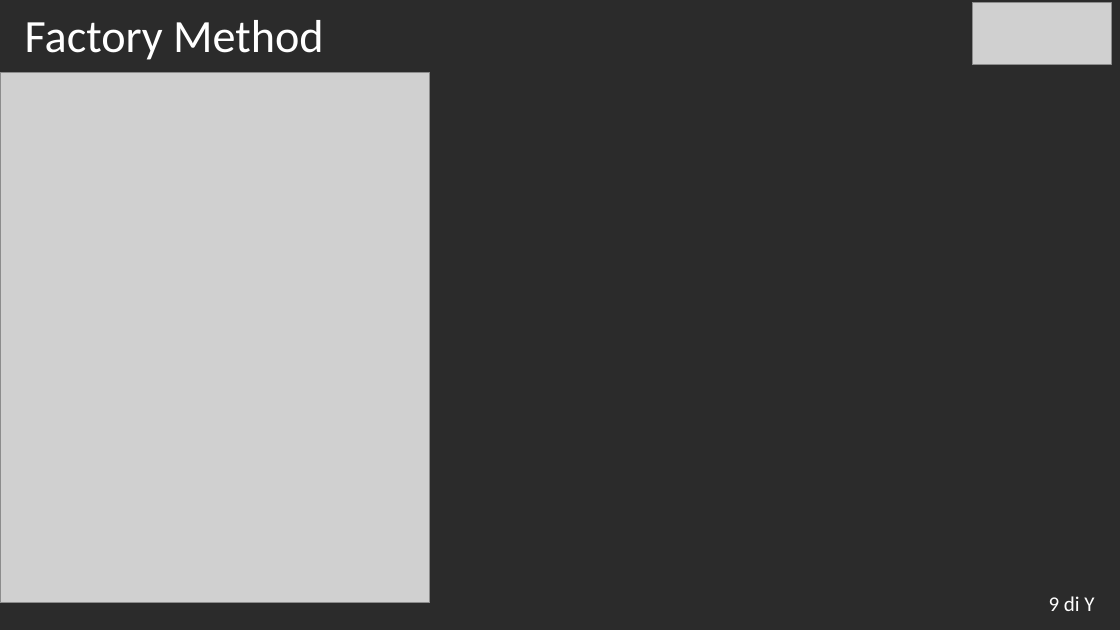
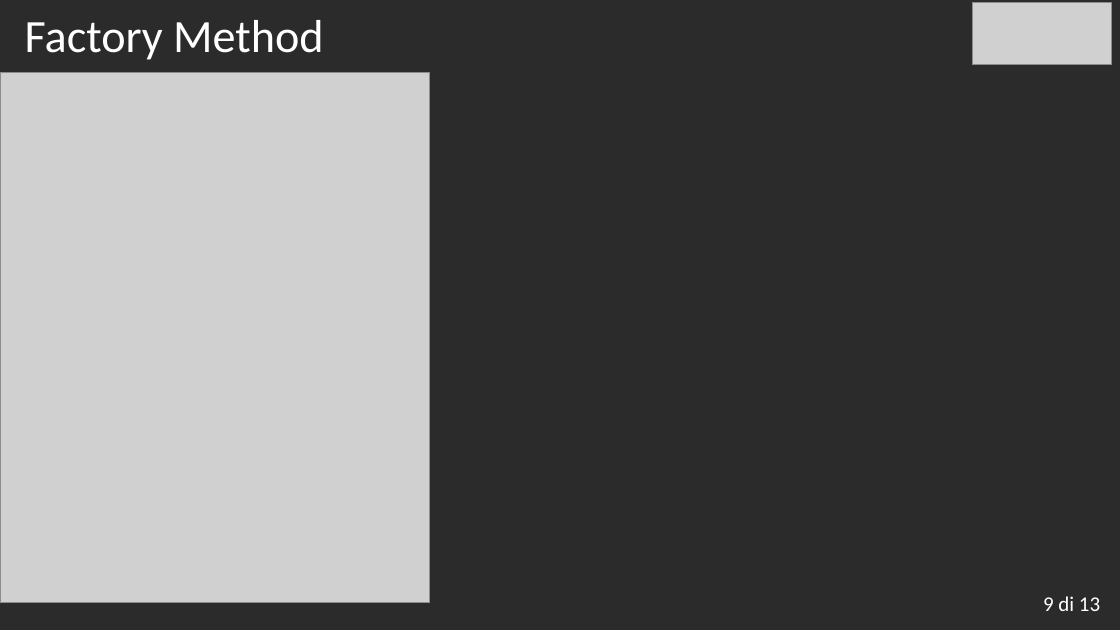
Before and after one commit to avenier/tesi, a slide deck: slide 10 of TemplatePresentazioneLaurea.pptx. Drawn at 1120x630 pixels with LibreOffice and Linux fonts; fonts in the diff are those of the drawing; grey boxes stand for pictures; background and template pictures are left out; a plain dark background stands for a picture behind light text. Boxes give left, top, right and bottom in pixels: in the first picture for what was removed or moved away, otherwise in the second. Text is boxed around its words. In the diff, an @@ line names an element or a change of style, - is before the commit and + after.

```diff
--- a/TemplatePresentazioneLaurea.pptx
+++ b/TemplatePresentazioneLaurea.pptx
@@ text at (1043, 596, 1100, 611): text changed @@
-9 di Y
+9 di 13
```
Also in this commit, not shown: 8 other slides changed.
